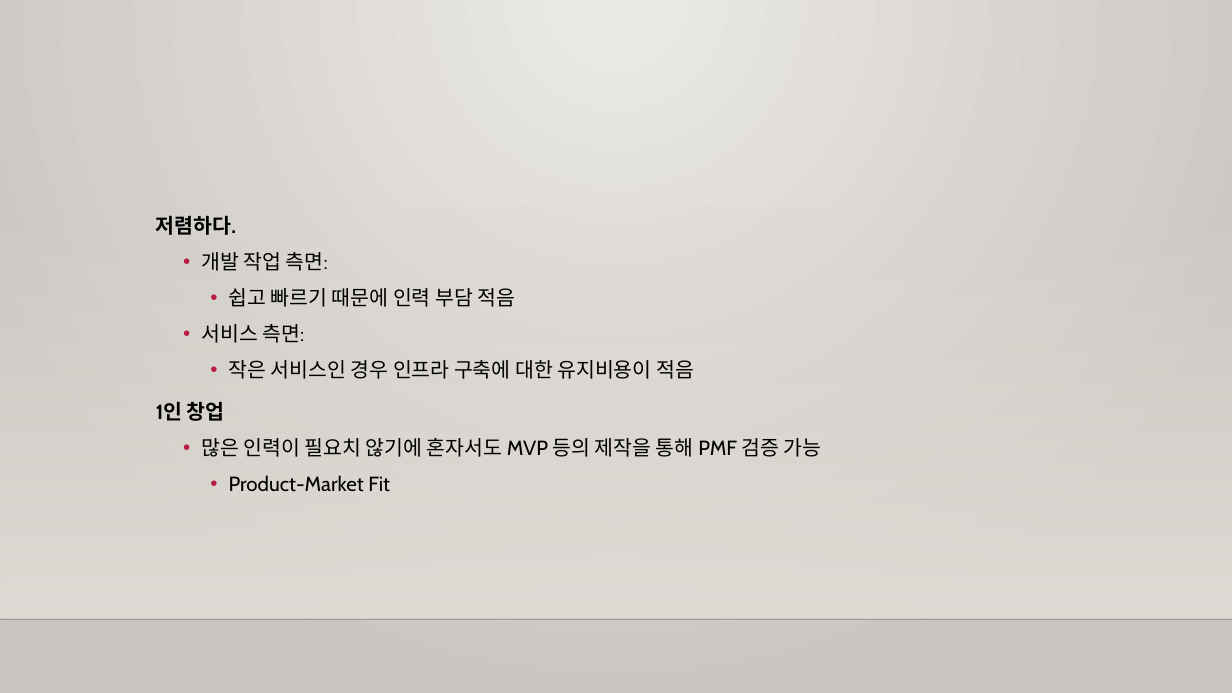
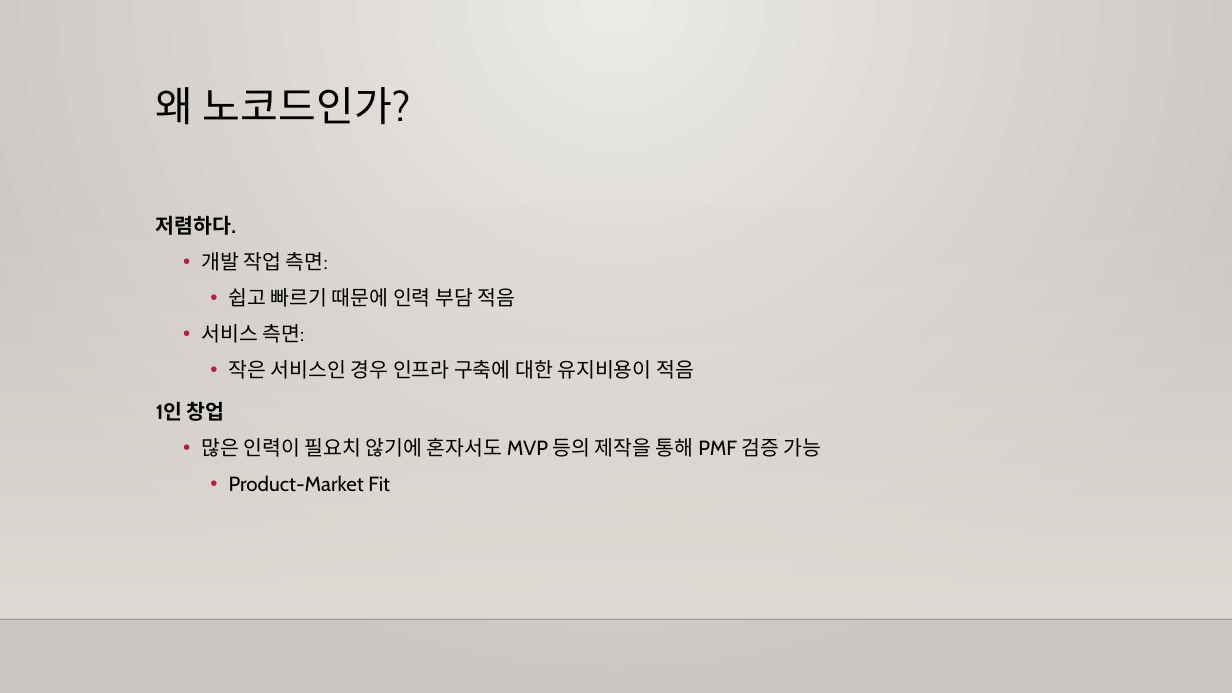
Before and after one commit to m00nlygreat/obsidian-vault, a slide deck: slide 5 of 노코드 엔지니어링/노코드 개론.pptx. Drawn at 1232x693 pixels with LibreOffice and Linux fonts; fonts in the diff are those of the drawing; background and template pictures are left out. Boxes give left, top, right and bottom in pixels: in the first picture for what was removed or moved away, otherwise in the second. Text is boxed around its words. In the diff, an @@ line names an element or a change of style, - is before the commit and + after.

Commit message:
백업 완료: 2023-11-25 03:10:02
Affected files:
노코드 엔지니어링/노코드 개론.md
노코드 엔지니어링/노코드 개론.pptx

```diff
--- a/노코드 엔지니어링/노코드 개론.pptx
+++ b/노코드 엔지니어링/노코드 개론.pptx
@@ title added at (156,87,410,125), 32 pt, text #000000 @@
+왜 노코드인가?
```
Also in this commit, not shown: 1 other slide changed, 1 other file.
